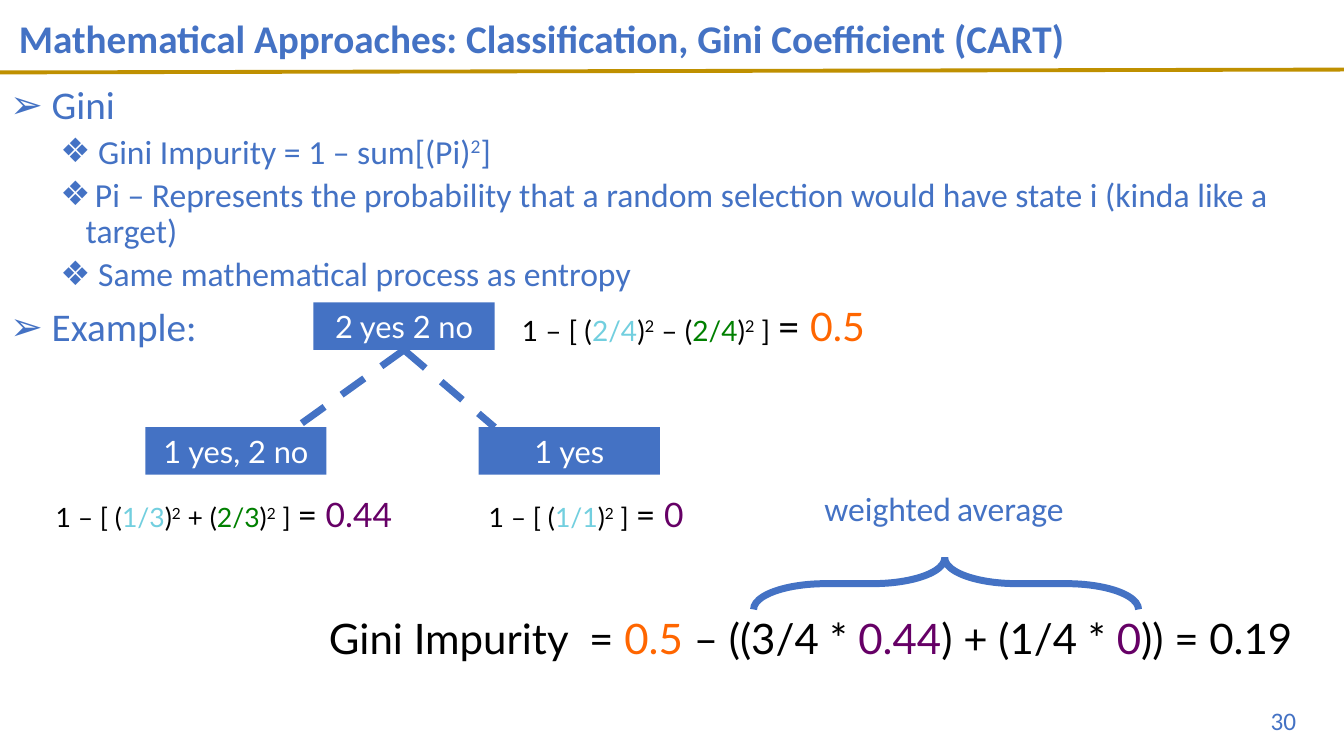
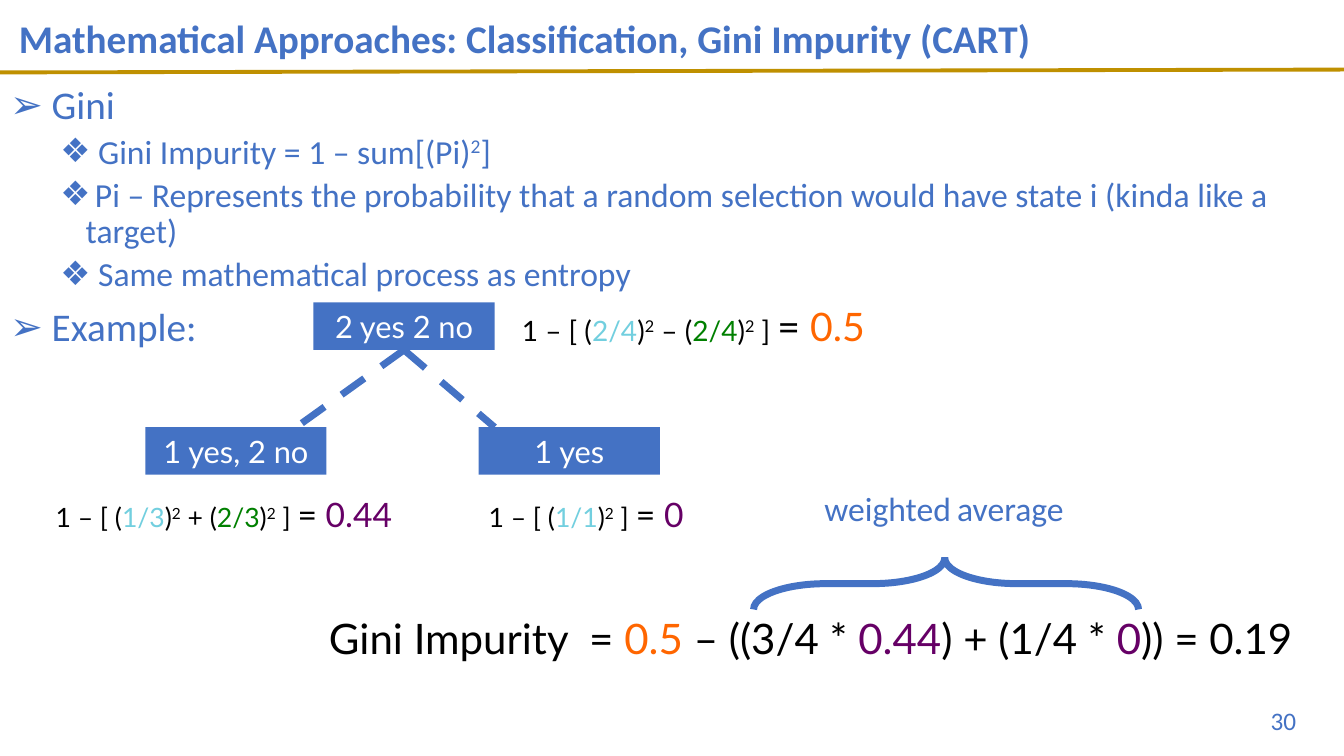
Before and after one commit to UVADS/DS-3001, a slide deck: slide 30 of 08_DT_Class/Decision_Trees_3.24.22.pptx. Drawn at 1344x756 pixels with LibreOffice and Linux fonts; fonts in the diff are those of the drawing; background and template pictures are left out. Boxes give left, top, right and bottom in pixels: in the first picture for what was removed or moved away, otherwise in the second. Text is boxed around its words. In the diff, an @@ line names an element or a change of style, - is before the commit and + after.

```diff
--- a/08_DT_Class/Decision_Trees_3.24.22.pptx
+++ b/08_DT_Class/Decision_Trees_3.24.22.pptx
@@ title at [19, 24, 1030, 59]: text changed @@
-Mathematical Approaches: Classification, Gini Coefficient (CART)
+Mathematical Approaches: Classification, Gini Impurity (CART)
```
Also in this commit, not shown: 3 other slides changed, 1 other file.
